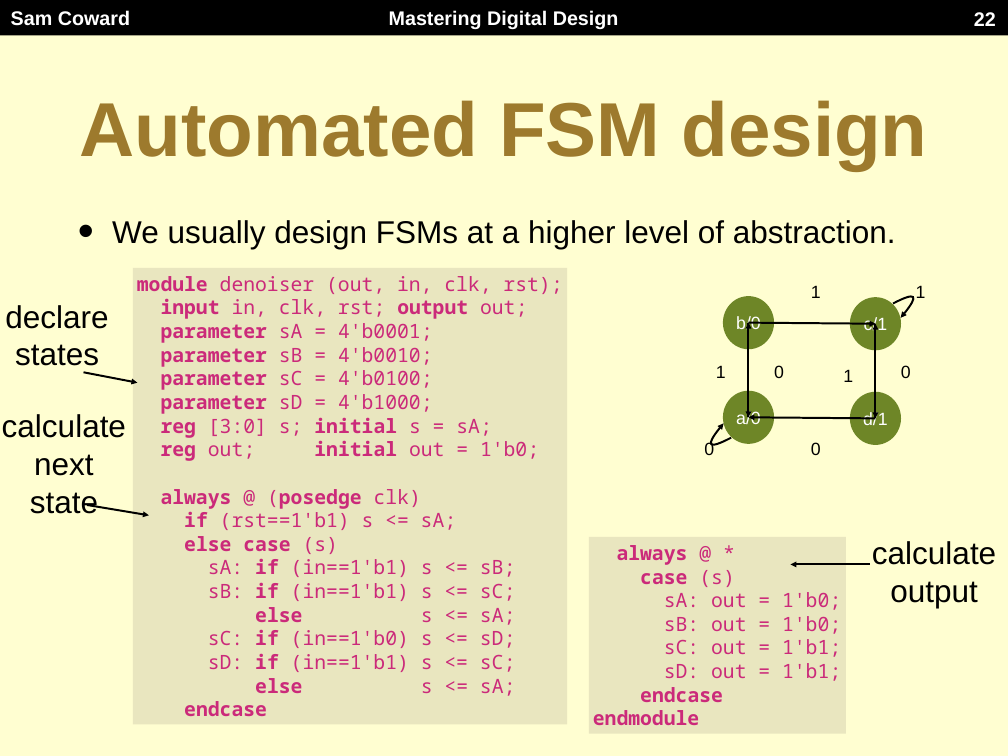
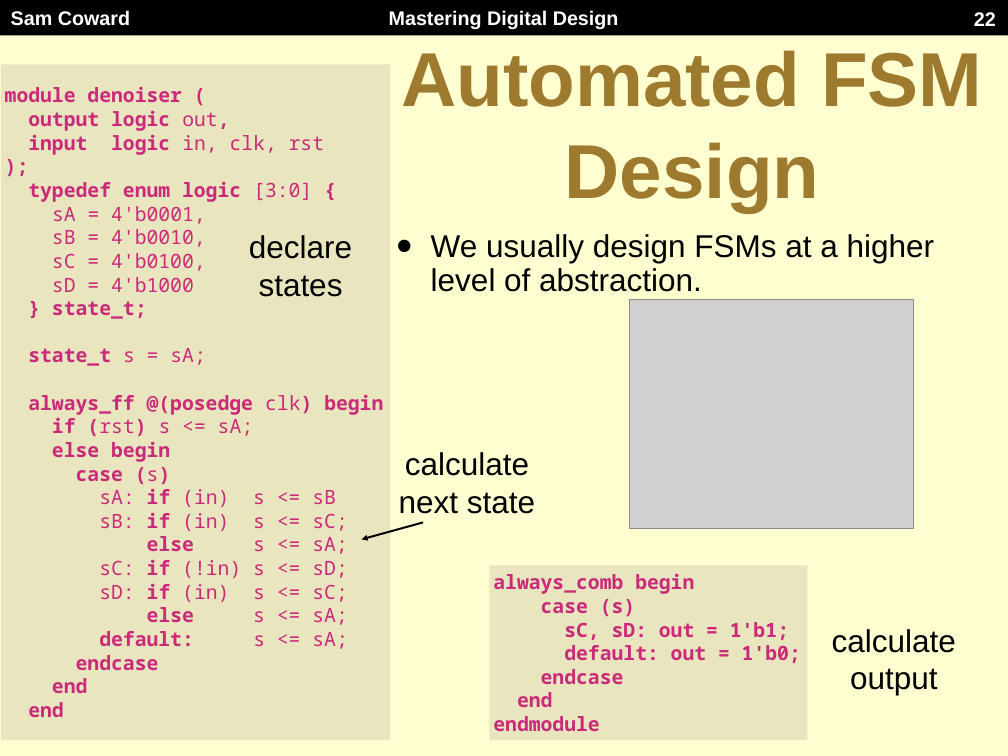
Before and after one commit to Mastering-Digital-Design/Lab-Module, a slide deck: slide 22 of lectures/lecture3.pptx. Drawn at 1008x756 pixels with LibreOffice and Linux fonts; fonts in the diff are those of the drawing; grey boxes stand for pictures. Boxes give left, top, right and bottom in pixels: in the first picture for what was removed or moved away, otherwise in the second. Text is boxed around its words. In the diff, an @@ line names an element or a change of style, - is before the commit and + after.

Commit message:
Update lectures 1, 3 & 4

```diff
--- a/lectures/lecture3.pptx
+++ b/lectures/lecture3.pptx
@@ title at [401,50,982,213]: text changed @@
-Automated FSM design
+Automated FSM Design
@@ rectangle "module denoiser (": place and size @@
-rectangle "module denoiser (" at [133,268,568,724]
+rectangle "module denoiser (" at [1,65,391,741]
@@ text in rectangle at [5,87,383,531]: text changed; bold on @@
-module denoiser (out, in, clk, rst);
-input in, clk, rst; output out;
-parameter sA = 4'b0001;
-parameter sB = 4'b0010;
-parameter sC = 4'b0100;
-parameter sD = 4'b1000;
-reg [3:0] s; initial s = sA;
-reg out; initial out = 1'b0;
-always @ (posedge clk)
-if (rst==1'b1) s <= sA;
-else case (s)
-sA: if (in==1'b1) s <= sB;
-sB: if (in==1'b1) s <= sC;
+module denoiser (
+output logic out,
+input logic in, clk, rst
+);
+typedef enum logic [3:0] {
+sA = 4'b0001,
+sB = 4'b0010,
+sC = 4'b0100,
+sD = 4'b1000
+} state_t;
+state_t s = sA;
+always_ff @(posedge clk) begin
+if (rst) s <= sA;
+else begin
+case (s)
+sA: if (in) s <= sB
+sB: if (in) s <= sC;
@@ free "declare": place and size @@
-free "declare" at [0,335,118,335]
+free "declare" at [240,265,362,265]
@@ text "We usually design FSMs at ...": place and size @@
-text "We usually design FSMs at ..." at [112,220,896,249]
+text "We usually design FSMs at ..." at [431,234,935,292]
@@ text "We usually design FSMs at ..." at [431,234,935,292]: line spacing 1 to 0.9 @@
@@ picture added at [629,300,914,529] @@
@@ arrow removed from (84, 372) to (138, 383) @@
@@ group removed at [704,285,926,455]: 8 texts, 6 arrows, 4 ellipses, 2 freeform shapes @@
-b/0
-a/0
-c/1
-d/1
-1
-0
-1
-0
-1
-0
-1
-0
@@ text "calculate" rewrapped from [2,414,126,514] to [399,452,535,514] @@
@@ arrow moved from (87, 505) - (149, 515) to (423, 522) - (362, 539) @@
@@ text in rectangle at [99,559,347,602]: text changed @@
-sC: if (in==1'b0) s <= sD;
-sD: if (in==1'b1) s <= sC;
+sC: if (!in) s <= sD;
+sD: if (in) s <= sC;
@@ rectangle "always_comb begin": place and size @@
-rectangle "always_comb begin" at [589,537,846,734]
+rectangle "always_comb begin" at [490,566,808,741]
@@ arrow removed from (870, 564) to (790, 564) @@
@@ text in rectangle at [493,573,694,594]: text changed @@
-always @ *
+always_comb begin
@@ text in rectangle at [541,599,635,617]: bold on in "(s)" @@
@@ text in rectangle at [564,622,801,663]: text changed; bold on @@
-sA: out = 1'b0;
-sB: out = 1'b0;
-sC: out = 1'b1;
-sD: out = 1'b1;
+sC, sD: out = 1'b1;
+default: out = 1'b0;
@@ text "calculate output": place and size @@
-text "calculate output" at [872,541,996,608]
+text "calculate output" at [832,629,956,695]
@@ text in rectangle at [99,631,347,649]: paragraph added @@
+default: s <= sA;
@@ text in rectangle at [28,678,87,717]: paragraphs added @@
+end
+end
@@ text in rectangle at [517,692,552,707]: paragraph added @@
+end
```
Also in this commit, not shown: 21 other slides changed, 2 other files.
